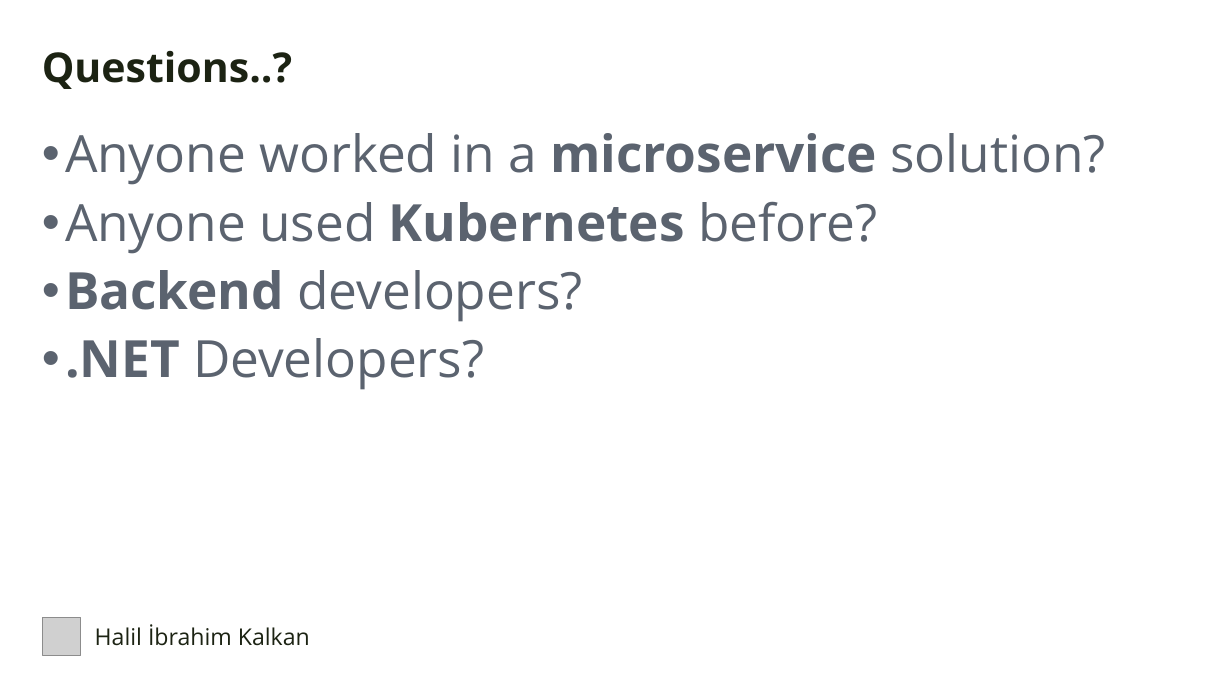
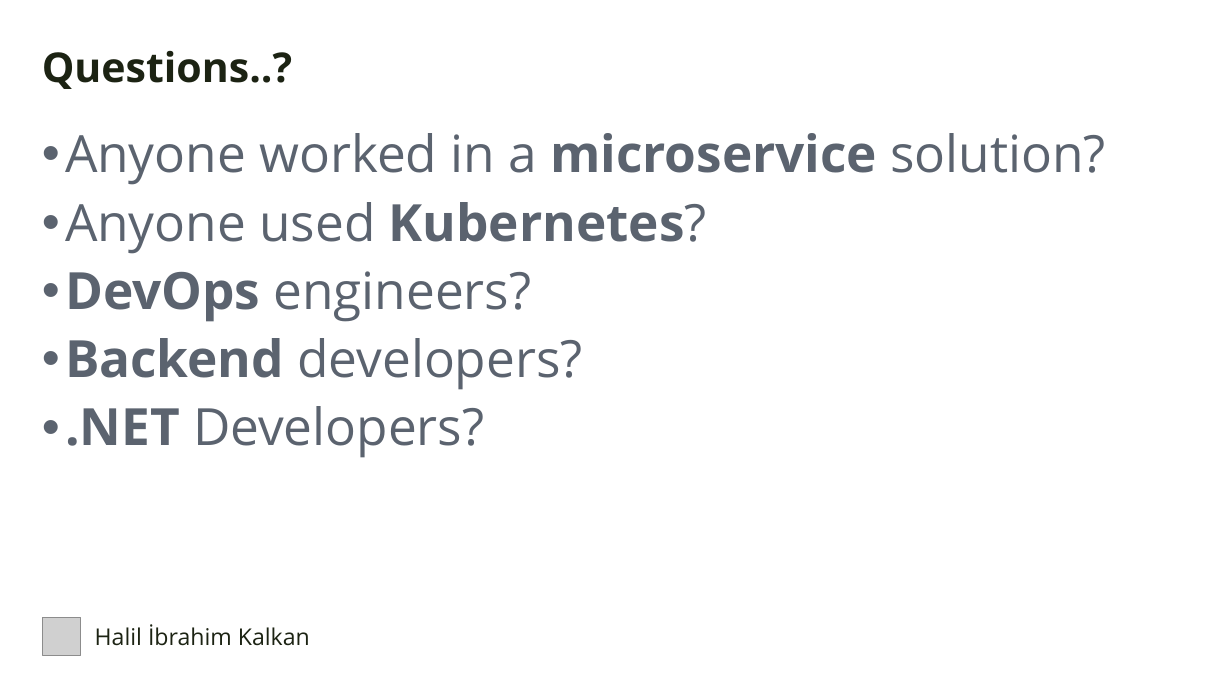
Before and after one commit to hikalkan/presentations, a slide deck: slide 4 of 2024-05-24 DevDays Kubernetes Integrated Dev Environment/Kubernetes Presentation.pptx. Drawn at 1232x693 pixels with LibreOffice and Linux fonts; fonts in the diff are those of the drawing; grey boxes stand for pictures; background and template pictures are left out. Boxes give left, top, right and bottom in pixels: in the first picture for what was removed or moved away, otherwise in the second. Text is boxed around its words. In the diff, an @@ line names an element or a change of style, - is before the commit and + after.

```diff
--- a/2024-05-24 DevDays Kubernetes Integrated Dev Environment/Kubernetes Presentation.pptx
+++ b/2024-05-24 DevDays Kubernetes Integrated Dev Environment/Kubernetes Presentation.pptx
@@ text at (65, 202, 707, 322): text changed @@
-• Anyone used Kubernetes before?
+• Anyone used Kubernetes?
+• DevOps engineers?
```
